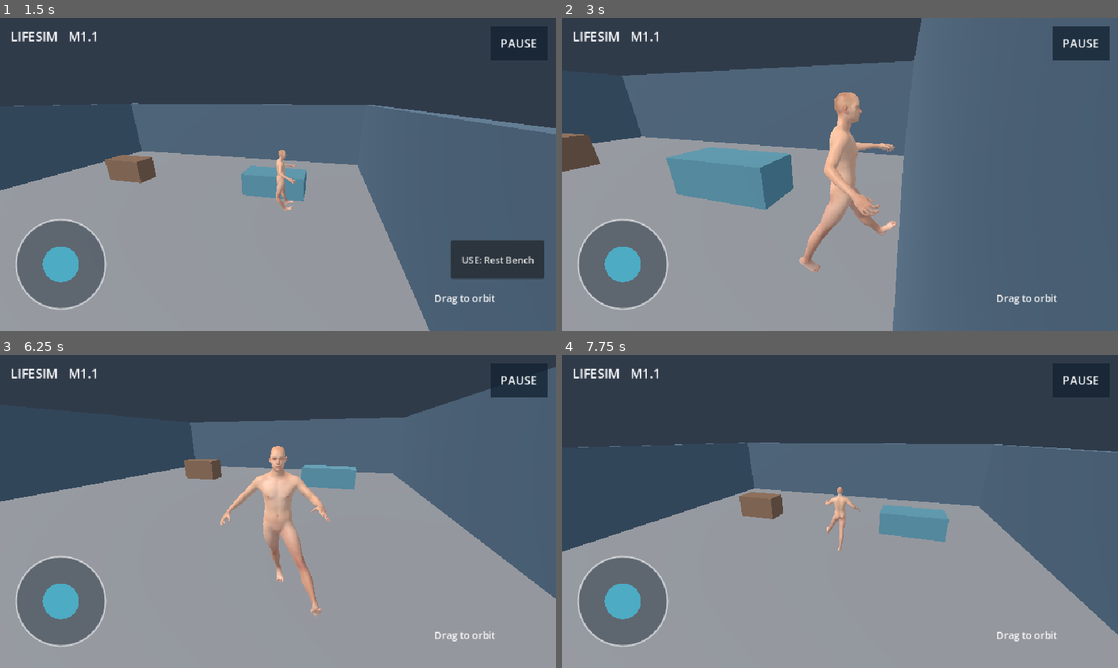
Above: before the commit, frames 1-4 (two rows, left to right).
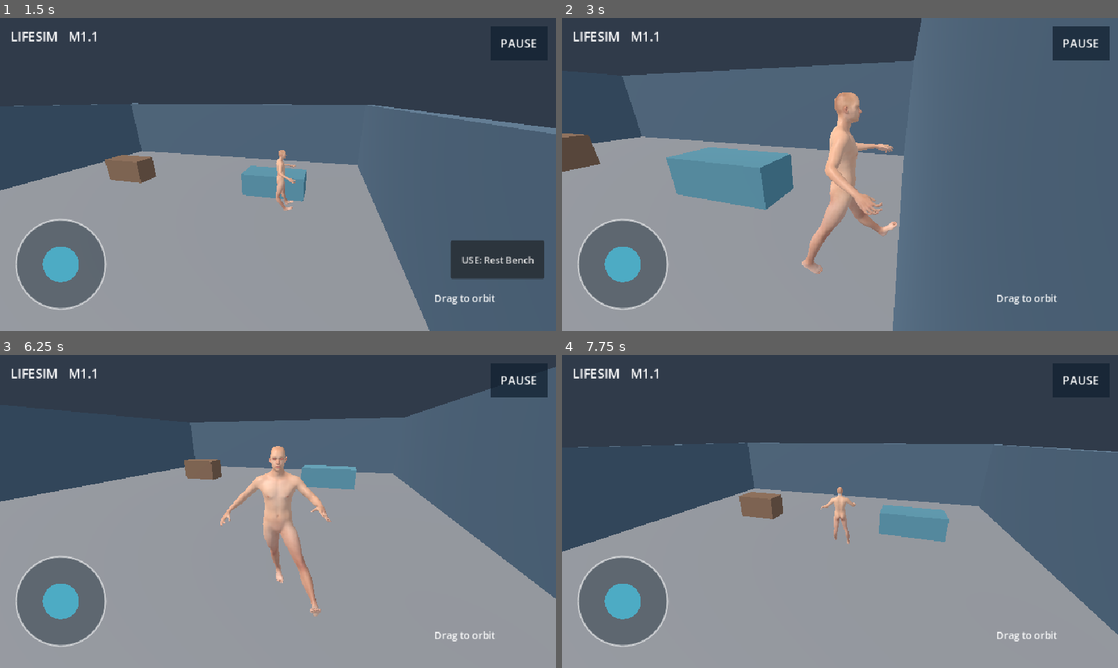
Above: after the commit, the same moments.

Repository: Ye-Shwethway/creators-universe-lifesim
Game: Godot game, scene res://scenes/main.tscn
Same seed, same stepped clock (60 frames per second), same inputs: the game is played once before the commit and once after it.
Inputs (mouse positions are in pixels of both pictures, inside the frame that each line leads up to):
- Up to frame 1 (1.5 s): move the mouse to (400, 158) at 0.52 s; hold D (move_right) 0.53-1.25 s; hold Shift (sprint) 0.53-1.25 s; click (400, 158) at 0.67 s; drag from (166, 190) to (250, 237) at 1.27 s
- Up to frame 2 (3 s): move the mouse to (895, 105) at 2.02 s; hold D (move_right) 2.03-2.75 s; hold Shift (sprint) 2.03-2.75 s; drag from (812, 237) to (673, 127) at 2.77 s
- Up to frame 3 (6.25 s): move the mouse to (444, 558) at 3.52 s; hold A (move_left) 3.53-4.25 s; hold Shift (sprint) 3.53-4.25 s; drag from (111, 464) to (194, 433) at 4.27 s; move the mouse to (305, 511) at 5.02 s; hold S (move_back) 5.03-5.75 s; hold Shift (sprint) 5.03-5.75 s; click (305, 511) at 5.17 s; drag from (194, 433) to (166, 527) at 5.77 s
- Up to frame 4 (7.75 s): move the mouse to (962, 495) at 6.52 s; hold W (move_forward) 6.53-7.25 s; hold Shift (sprint) 6.53-7.25 s; drag from (728, 527) to (812, 574) at 7.27 s

Frame 1 is identical in both runs. In frame 2, 0.6% of the frame differs, in the area x 42-61%, y 39-82%; in frame 3, less than 0.1%; in frame 4, 0.2%.

Commit message:
fix(animation): force imported idle and walk clips to loop rather than freezing last pose

Diff:
--- a/scripts/characters/character_visual_adapter.gd
+++ b/scripts/characters/character_visual_adapter.gd
@@ -36,6 +36,10 @@
         animator = null
         push_warning("LifeSim character missing idle/walk; keeping fallback")
         return
+    for motion in [IDLE, WALK]:
+        var animation: Animation = animator.get_animation(_resolve_animation(motion))
+        if animation != null:
+            animation.loop_mode = Animation.LOOP_LINEAR
     fallback.hide()
     using_asset = true
     _switch_motion(IDLE)
